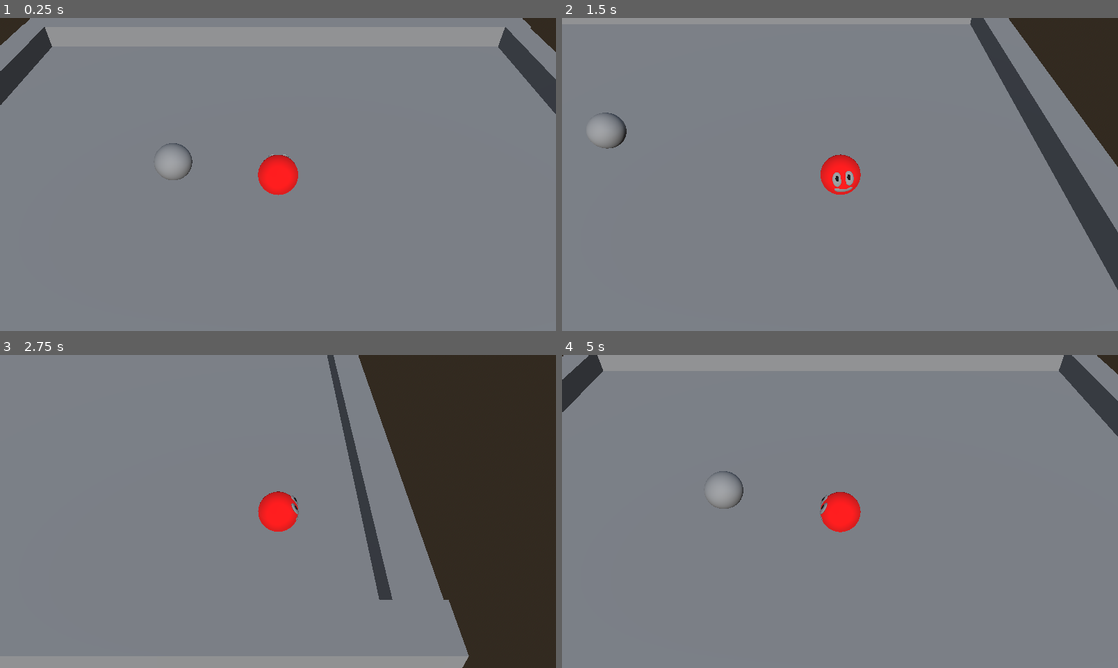
Above: before the commit, frames 1-4 (two rows, left to right).
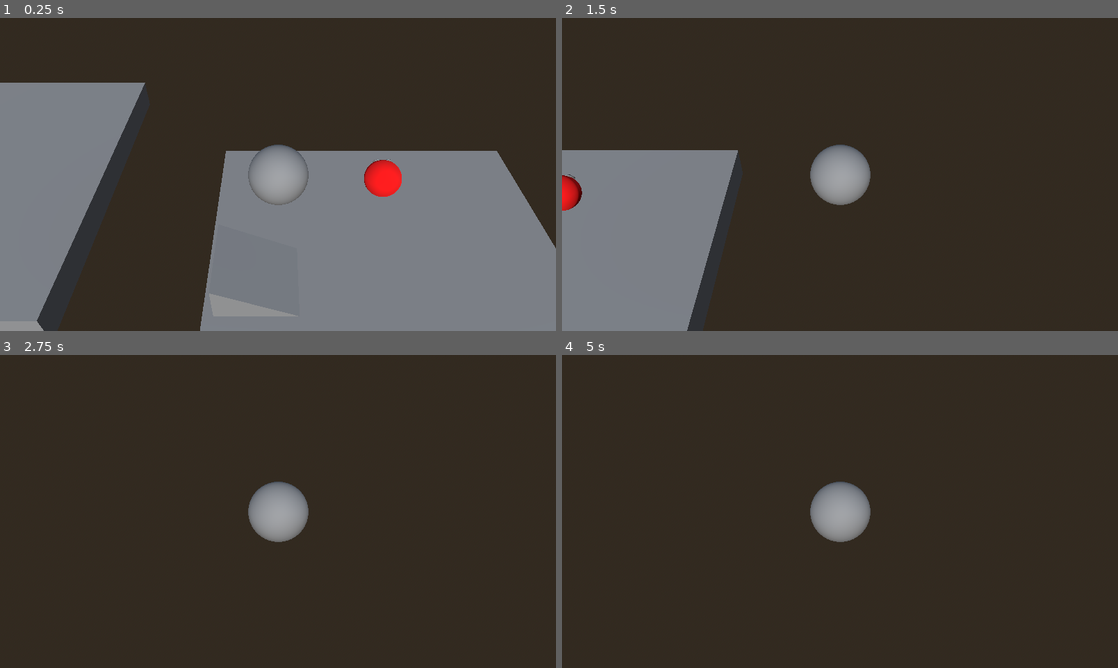
Above: after the commit, the same moments.

Repository: melonboyo/entomo
Game: Godot game, scene res://Scenes/CharacterTesting.tscn
The game is run twice, just before and just after one commit, with the same random seed, the same clock (stepped at 60 frames per second) and the same inputs.
Inputs:
- Up to frame 1 (0.25 s): no input
- Up to frame 2 (1.5 s): hold D (move_right) 0.53-1.28 s; tap Q (special_ability) at 0.6 s; tap Space (move_jump) at 0.77 s; hold S (move_backward) from 1.28 s (still down); tap E (interact) at 1.35 s
- Up to frame 3 (2.75 s): tap Space (move_jump) at 1.52 s; tap Q (special_ability) at 1.55, 2.1 s; release S (move_backward) at 2.03 s; hold D (move_right) from 2.03 s (still down)
- Up to frame 4 (5 s): release D (move_right) at 2.78 s; hold W (move_forward) 2.78-3.53 s; tap Q (special_ability) at 2.85, 3.8, 4.35 s; tap Space (move_jump) at 3.02, 3.77, 4.52 s; hold A (move_left) from 3.53 s (still down); tap E (interact) at 3.6 s

The runs differ from the first frame. In frame 1, 54% of the frame differs, in the area x 0-100%, y 0-100%; in frame 2, 79%; in frame 3, 74%; in frame 4, 98%.

Commit message:
Create prototype of stage 1

Diff:
--- a/Characters/Beetle/Beetle.gd
+++ b/Characters/Beetle/Beetle.gd
@@ -1,6 +1,42 @@
 extends GenericCharacterController
 
+var isDashing = false
+var isFlying = false
 
-func _physics_process(delta: float) -> void:
-	# Call handleMove of the genric controller
-	super(delta)
+@export var ROLLSPEED = 10.0
+@export var RAMPBOOST = 10.0
+var timeDashed = 0;
+
+func detectCollision(collided: Node):
+	if isDashing:
+		if (collided is Ramp):
+			velocity.y = RAMPBOOST * timeDashed
+			isFlying = true
+		elif (collided is Movable):
+			collided.move(directionFacing * ROLLSPEED, timeDashed)
+			timeDashed = 0
+		else:
+			timeDashed = 0
+
+	isDashing = false
+
+func handleMove(input_dir: Vector2, camera_basis: Basis, delta: float) -> void:
+	if isDashing :
+		velocity.x = directionFacing.x * ROLLSPEED
+		velocity.z = directionFacing.z * ROLLSPEED
+		timeDashed += delta;
+	elif isFlying:
+		timeDashed -= delta;
+		if timeDashed > 0:
+			velocity.x = directionFacing.x * ROLLSPEED
+			velocity.z = directionFacing.z * ROLLSPEED
+		else:
+			velocity.x = 0
+			velocity.z = 0
+			isFlying = false
+			timeDashed = 0
+	else :
+		super(input_dir, camera_basis, delta)
+
+func handleSpecialAbility() -> void:
+	isDashing = true
--- a/Characters/Generic/GenericCharacterController.gd
+++ b/Characters/Generic/GenericCharacterController.gd
@@ -5,6 +5,8 @@
 @export var SPEED = 5.0
 @export var JUMP_VELOCITY = 4.5
 @export var CAMERA_SIZE = 10 # Assumes orthographic camera
+
+var directionFacing
 
 # Update the physics body each physics tick
 func _physics_process(delta: float) -> void:
@@ -30,6 +32,7 @@
 	# Get the input direction and handle the movement/deceleration.
 	var direction := (camera_basis * Vector3(input_dir.x, 0, input_dir.y)).normalized()
 	if direction:
+		directionFacing = direction
 		velocity.x = direction.x * SPEED
 		velocity.z = direction.z * SPEED
 	else:
--- /dev/null
+++ b/Ramp.gd
@@ -0,0 +1,11 @@
+extends StaticBody3D
+
+class_name Ramp
+# Called when the node enters the scene tree for the first time.
+func _ready():
+	pass # Replace with function body.
+
+
+# Called every frame. 'delta' is the elapsed time since the previous frame.
+func _process(delta):
+	pass
--- a/Scenes/CharacterTesting.tscn
+++ b/Scenes/CharacterTesting.tscn
@@ -1,14 +1,26 @@
-[gd_scene load_steps=11 format=3 uid="uid://dyudv4itc62ua"]
+[gd_scene load_steps=16 format=3 uid="uid://dyudv4itc62ua"]
 
 [ext_resource type="Script" path="res://GameController/Camera.gd" id="1_gdsmn"]
 [ext_resource type="PackedScene" uid="uid://cxrj60oxxptdh" path="res://Characters/Parasite/Parasite.tscn" id="1_htcmh"]
 [ext_resource type="PackedScene" uid="uid://dclrt7yy6gtq6" path="res://GameStateManager/GameStateManager.tscn" id="2_lrlr4"]
 [ext_resource type="PackedScene" uid="uid://ceq3k2pduj7cb" path="res://Characters/Beetle/Beetle.tscn" id="4_4n16y"]
+[ext_resource type="Script" path="res://Ramp.gd" id="4_rxyvj"]
+[ext_resource type="Script" path="res://Scenes/Movable.gd" id="4_tq0gy"]
 [ext_resource type="PackedScene" uid="uid://daoe6gj0bo2qr" path="res://Scenes/pause_menu.tscn" id="5_c0eho"]
+
+[sub_resource type="SphereShape3D" id="SphereShape3D_cxvp0"]
+radius = 0.546412
 
 [sub_resource type="BoxShape3D" id="BoxShape3D_2cuf7"]
 
 [sub_resource type="BoxMesh" id="BoxMesh_r6fp7"]
+
+[sub_resource type="PrismMesh" id="PrismMesh_2j74g"]
+left_to_right = 1.0
+size = Vector3(1, 0.5, 1)
+
+[sub_resource type="ConvexPolygonShape3D" id="ConvexPolygonShape3D_yxd1h"]
+points = PackedVector3Array(-0.5, -0.25, -0.5, -0.5, -0.25, 0.5, 0.5, 0.25, -0.5, 0.5, -0.25, -0.5, 0.5, -0.25, 0.5, 0.5, 0.25, 0.5)
 
 [sub_resource type="ProceduralSkyMaterial" id="ProceduralSkyMaterial_xyw6j"]
 
@@ -22,14 +34,21 @@
 [node name="Scene" type="Node3D"]
 
 [node name="GameStateManager" parent="." node_paths=PackedStringArray("currentPossessedCreature", "camera") instance=ExtResource("2_lrlr4")]
-currentPossessedCreature = NodePath("../Parasite")
+currentPossessedCreature = NodePath("../Beetle")
 camera = NodePath("../CameraRoot/RotationRoot/Camera3D")
 
 [node name="Parasite" parent="." instance=ExtResource("1_htcmh")]
 transform = Transform3D(1, 0, 0, 0, 1, 0, 0, 0, 1, 0.0768722, 1.8717, 1.8559)
 
 [node name="Beetle" parent="." instance=ExtResource("4_4n16y")]
-transform = Transform3D(1, 0, 0, 0, 1, 0, 0, 0, 1, -2.74594, 1.5727, 0.996261)
+transform = Transform3D(1.5, 0, 0, 0, 1.5, 0, 0, 0, 1.5, -2.74594, 2.5381, 2.45707)
+ROLLSPEED = 20.0
+RAMPBOOST = 9.85
+
+[node name="Area3D" type="Area3D" parent="Beetle"]
+
+[node name="CollisionShape3D" type="CollisionShape3D" parent="Beetle/Area3D"]
+shape = SubResource("SphereShape3D_cxvp0")
 
 [node name="DirectionalLight3D" type="DirectionalLight3D" parent="."]
 transform = Transform3D(1, 0, 0, 0, 0.840368, 0.542016, 0, -0.542016, 0.840368, -0.00180054, 10.4981, 31.7402)
@@ -37,6 +56,7 @@
 [node name="StaticGeometry" type="Node3D" parent="."]
 
 [node name="StaticBody3D" type="StaticBody3D" parent="StaticGeometry"]
+transform = Transform3D(0.422808, 0, 0, 0, 1, 0, 0, 0, 0.346586, 0, 0, 2.69497)
 
 [node name="CollisionShape3D" type="CollisionShape3D" parent="StaticGeometry/StaticBody3D"]
 transform = Transform3D(21.1851, 0, 0, 0, 1.00939, 0, 0, 0, 19.3849, 0, 0, 0)
@@ -47,7 +67,7 @@
 mesh = SubResource("BoxMesh_r6fp7")
 
 [node name="StaticBody3D2" type="StaticBody3D" parent="StaticGeometry"]
-transform = Transform3D(1, 0, 0, 0, 1, 0, 0, 0, 0.0608394, 0, 0.885279, -8.17546)
+transform = Transform3D(0.422808, 0, 0, 0, 1, 0, 0, 0, 0.542238, -12.6548, 0, 0.167585)
 
 [node name="CollisionShape3D" type="CollisionShape3D" parent="StaticGeometry/StaticBody3D2"]
 transform = Transform3D(21.1851, 0, 0, 0, 1.00939, 0, 0, 0, 19.3849, 0, 0, 0)
@@ -58,7 +78,7 @@
 mesh = SubResource("BoxMesh_r6fp7")
 
 [node name="StaticBody3D3" type="StaticBody3D" parent="StaticGeometry"]
-transform = Transform3D(1, 0, 0, 0, 1, 0, 0, 0, 0.0608394, 0, 0.885279, 9.14636)
+transform = Transform3D(0.927608, 0, 0, 0, 1, 0, 0, 0, 0.414508, -6.79714, 0, 11.9035)
 
 [node name="CollisionShape3D" type="CollisionShape3D" parent="StaticGeometry/StaticBody3D3"]
 transform = Transform3D(21.1851, 0, 0, 0, 1.00939, 0, 0, 0, 19.3849, 0, 0, 0)
@@ -68,27 +88,53 @@
 transform = Transform3D(21.1851, 0, 0, 0, 1.00939, 0, 0, 0, 19.3849, 0, 0, 0)
 mesh = SubResource("BoxMesh_r6fp7")
 
-[node name="StaticBody3D4" type="StaticBody3D" parent="StaticGeometry"]
-transform = Transform3D(0.0463659, 0, 0, 0, 1, 0, 0, 0, 0.863455, -10.1384, 0.885279, 0.518445)
+[node name="Movable" type="CharacterBody3D" parent="StaticGeometry"]
+transform = Transform3D(0.0576948, 0, 0, 0, 1.61402, 0, 0, 0, 0.0778942, -9.03551, 1.52516, 14.2491)
+script = ExtResource("4_tq0gy")
 
-[node name="CollisionShape3D" type="CollisionShape3D" parent="StaticGeometry/StaticBody3D4"]
+[node name="CollisionShape3D" type="CollisionShape3D" parent="StaticGeometry/Movable"]
 transform = Transform3D(21.1851, 0, 0, 0, 1.00939, 0, 0, 0, 19.3849, 0, 0, 0)
 shape = SubResource("BoxShape3D_2cuf7")
 
-[node name="MeshInstance3D" type="MeshInstance3D" parent="StaticGeometry/StaticBody3D4"]
+[node name="MeshInstance3D" type="MeshInstance3D" parent="StaticGeometry/Movable"]
 transform = Transform3D(21.1851, 0, 0, 0, 1.00939, 0, 0, 0, 19.3849, 0, 0, 0)
 mesh = SubResource("BoxMesh_r6fp7")
 
-[node name="StaticBody3D5" type="StaticBody3D" parent="StaticGeometry"]
-transform = Transform3D(0.0463659, 0, 0, 0, 1, 0, 0, 0, 0.863455, 10.0075, 0.885277, 0.523133)
+[node name="Ramp" type="StaticBody3D" parent="StaticGeometry"]
+transform = Transform3D(-0.1, 0, -8.74228e-09, 0, 2, 0, 8.74228e-09, 0, -0.1, -3.16206, 1.40654, 4.34067)
+script = ExtResource("4_rxyvj")
 
-[node name="CollisionShape3D" type="CollisionShape3D" parent="StaticGeometry/StaticBody3D5"]
-transform = Transform3D(21.1851, 0, 0, 0, 1.00939, 0, 0, 0, 19.3849, 0, 0, 0)
-shape = SubResource("BoxShape3D_2cuf7")
+[node name="MeshInstance3D" type="MeshInstance3D" parent="StaticGeometry/Ramp"]
+transform = Transform3D(21.1851, 0, 0, 0, 1.00939, 0, 0, 0, 19.3849, 0, -0.236486, 0)
+mesh = SubResource("PrismMesh_2j74g")
 
-[node name="MeshInstance3D" type="MeshInstance3D" parent="StaticGeometry/StaticBody3D5"]
-transform = Transform3D(21.1851, 0, 0, 0, 1.00939, 0, 0, 0, 19.3849, 0, 0, 0)
-mesh = SubResource("BoxMesh_r6fp7")
+[node name="CollisionShape3D" type="CollisionShape3D" parent="StaticGeometry/Ramp"]
+transform = Transform3D(21.1851, 0, 0, 0, 1.00939, 0, 0, 0, 19.3849, 0, -0.205912, 0)
+shape = SubResource("ConvexPolygonShape3D_yxd1h")
+
+[node name="Ramp2" type="StaticBody3D" parent="StaticGeometry"]
+transform = Transform3D(-4.37114e-09, 0, -0.1, 0, 2, 0, 0.1, 0, -4.37114e-09, -12.6019, 1.40654, 4.34067)
+script = ExtResource("4_rxyvj")
+
+[node name="MeshInstance3D" type="MeshInstance3D" parent="StaticGeometry/Ramp2"]
+transform = Transform3D(21.1851, 0, 0, 0, 1.00939, 0, 0, 0, 19.3849, 0, -0.236486, 0)
+mesh = SubResource("PrismMesh_2j74g")
+
+[node name="CollisionShape3D" type="CollisionShape3D" parent="StaticGeometry/Ramp2"]
+transform = Transform3D(21.1851, 0, 0, 0, 1.00939, 0, 0, 0, 19.3849, 0, -0.205912, 0)
+shape = SubResource("ConvexPolygonShape3D_yxd1h")
+
+[node name="Ramp3" type="StaticBody3D" parent="StaticGeometry"]
+transform = Transform3D(-4.37114e-09, 0, 0.1, 0, 2, 0, -0.1, 0, -4.37114e-09, -12.6019, 1.40654, 9.00345)
+script = ExtResource("4_rxyvj")
+
+[node name="MeshInstance3D" type="MeshInstance3D" parent="StaticGeometry/Ramp3"]
+transform = Transform3D(21.1851, 0, 0, 0, 1.00939, 0, 0, 0, 19.3849, 0, -0.236486, 0)
+mesh = SubResource("PrismMesh_2j74g")
+
+[node name="CollisionShape3D" type="CollisionShape3D" parent="StaticGeometry/Ramp3"]
+transform = Transform3D(21.1851, 0, 0, 0, 1.00939, 0, 0, 0, 19.3849, 0, -0.205912, 0)
+shape = SubResource("ConvexPolygonShape3D_yxd1h")
 
 [node name="WorldEnvironment" type="WorldEnvironment" parent="."]
 environment = SubResource("Environment_r4kk1")
@@ -112,3 +158,6 @@
 
 [node name="PauseMenu" parent="CanvasLayer" instance=ExtResource("5_c0eho")]
 visible = false
+
+[connection signal="child_entered_tree" from="Beetle" to="Beetle" method="detectCollision"]
+[connection signal="body_entered" from="Beetle/Area3D" to="Beetle" method="detectCollision"]
--- /dev/null
+++ b/Scenes/Movable.gd
@@ -0,0 +1,16 @@
+extends CharacterBody3D
+
+class_name Movable
+
+func move(direction, duration):
+	velocity = direction
+	print(velocity)
+	await get_tree().create_timer(duration).timeout
+	velocity = Vector3()
+	print(velocity)
+
+
+# Update the physics body each physics tick
+func _physics_process(delta: float) -> void:
+	# move_and_slide is called each physics tick
+	move_and_slide()
